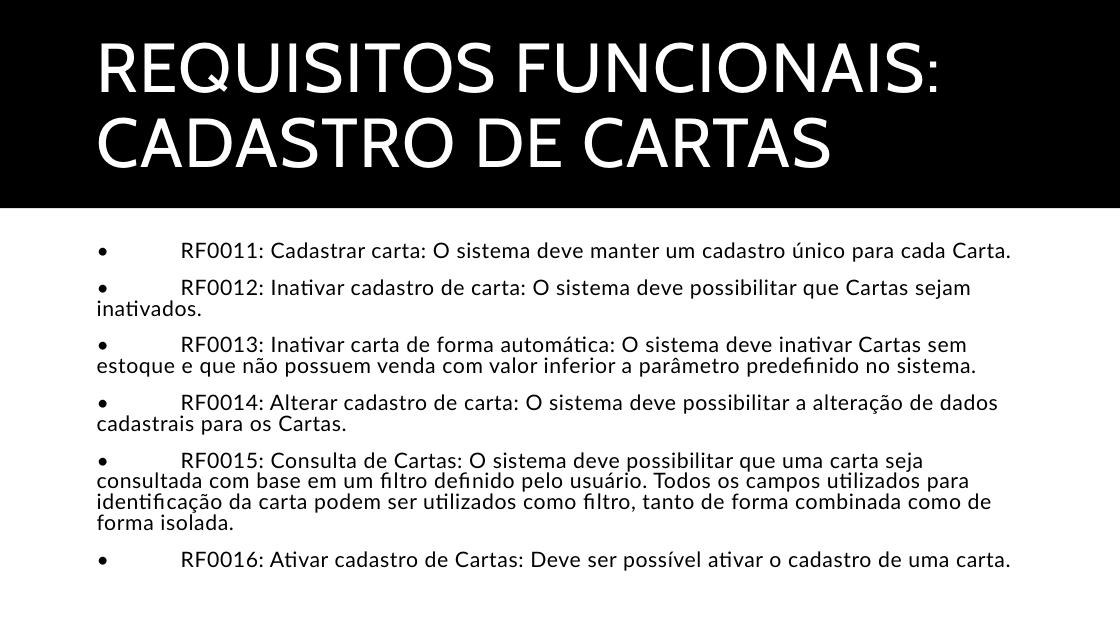
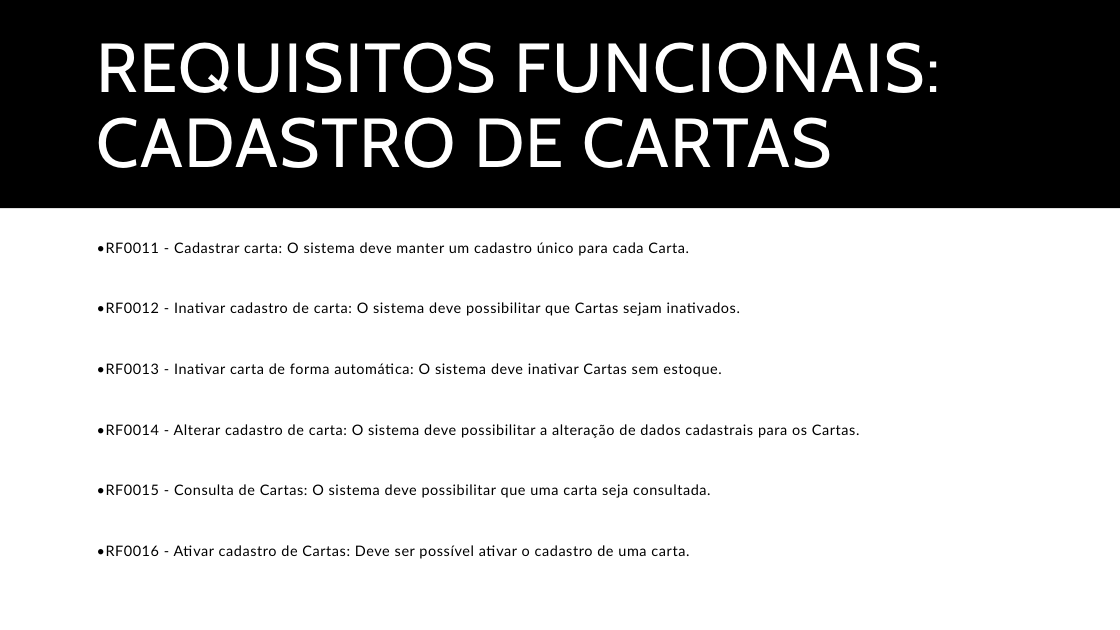
Before and after one commit to BrenoXDMoon/ProjetoLes, a slide deck: slide 8 of Documentos/Trabalho de Lab.pptx (slide 7 before the commit). Drawn at 1120x630 pixels with LibreOffice and Linux fonts; fonts in the diff are those of the drawing. Boxes give left, top, right and bottom in pixels: in the first picture for what was removed or moved away, otherwise in the second. Text is boxed around its words. In the diff, an @@ line names an element or a change of style, - is before the commit and + after.

Commit message:
Apresentação com Requisitos atualizados

```diff
--- a/Documentos/Trabalho de Lab.pptx
+++ b/Documentos/Trabalho de Lab.pptx
@@ text at (97, 242, 859, 559): text changed; size 18.2 to 12.3 pt @@
-• RF0011: Cadastrar carta: O sistema deve manter um cadastro único para cada Carta.
-• RF0012: Inativar cadastro de carta: O sistema deve possibilitar que Cartas sejam inativados.
-• RF0013: Inativar carta de forma automática: O sistema deve inativar Cartas sem estoque e que não possuem venda com valor inferior a parâmetro predefinido no sistema.
-• RF0014: Alterar cadastro de carta: O sistema deve possibilitar a alteração de dados cadastrais para os Cartas.
-• RF0015: Consulta de Cartas: O sistema deve possibilitar que uma carta seja consultada com base em um filtro definido pelo usuário. Todos os campos utilizados para identificação da carta podem ser utilizados como filtro, tanto de forma combinada como de forma isolada.
-• RF0016: Ativar cadastro de Cartas: Deve ser possível ativar o cadastro de uma carta.
+•RF0011 - Cadastrar carta: O sistema deve manter um cadastro único para cada Carta.
+•RF0012 - Inativar cadastro de carta: O sistema deve possibilitar que Cartas sejam inativados.
+•RF0013 - Inativar carta de forma automática: O sistema deve inativar Cartas sem estoque.
+•RF0014 - Alterar cadastro de carta: O sistema deve possibilitar a alteração de dados cadastrais para os Cartas.
+•RF0015 - Consulta de Cartas: O sistema deve possibilitar que uma carta seja consultada.
+•RF0016 - Ativar cadastro de Cartas: Deve ser possível ativar o cadastro de uma carta.
```
Also in this commit, not shown: 12 other slides changed, 7 slides added, 1 slide removed, 23 other files.
